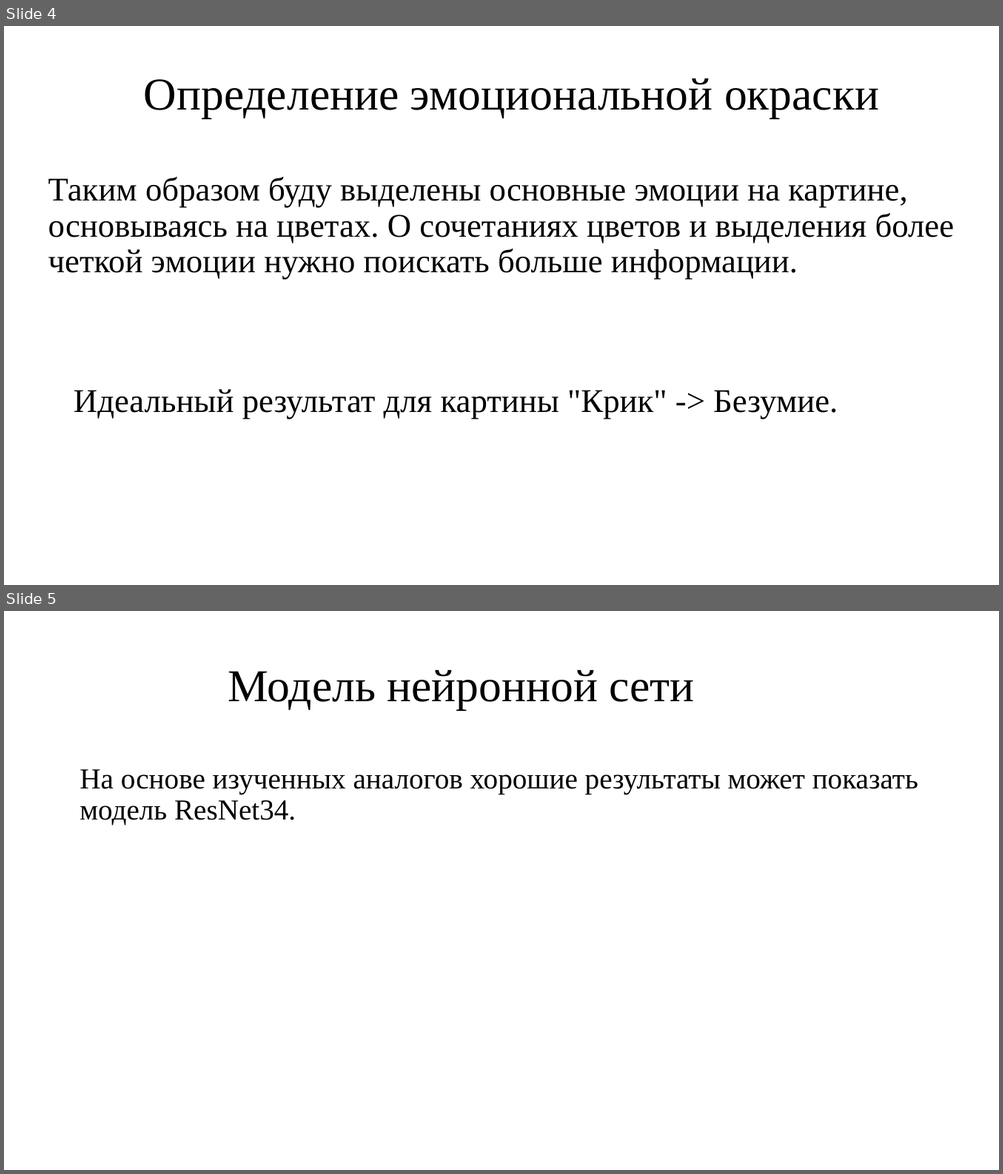
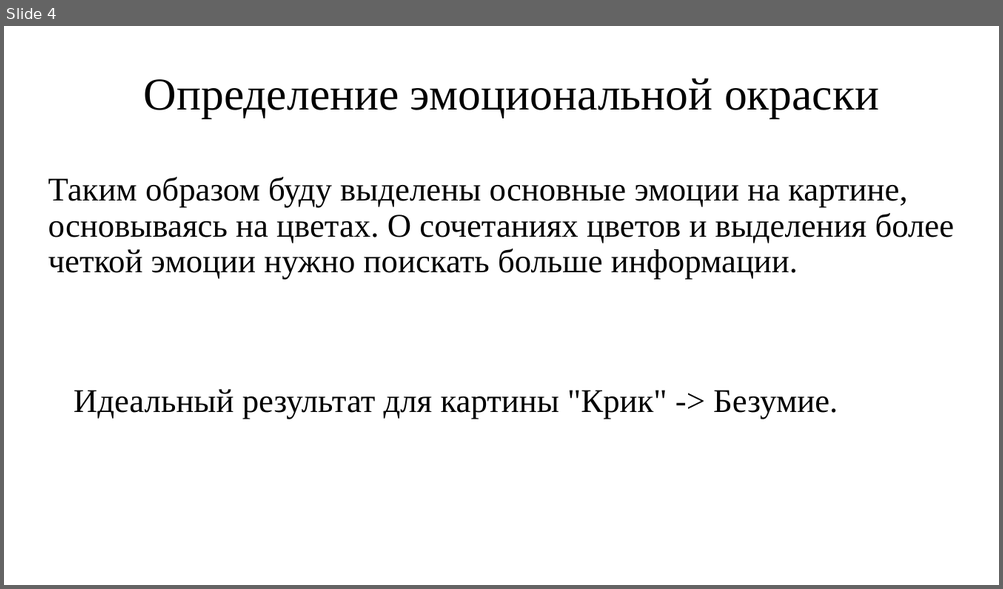
Before and after one commit to puffsi/Diplom, a slide deck: Текст и презентация/VKR_Safina.pptx. Shown one above the other, each under a label of ours: slides 4 and 5 before the commit, slide 4 after it. The pictures are 1003x1174 and 1003x589 pixels, drawn with LibreOffice and Linux fonts; fonts in the diff are those of the drawing. Boxes give left, top, right and bottom in pixels: in the first picture for what was removed or moved away, otherwise in the second. Text is boxed around its words. In the diff, an @@ line names an element or a change of style, - is before the commit and + after.

```diff
--- a/Текст и презентация/VKR_Safina.pptx
+++ b/Текст и презентация/VKR_Safina.pptx
@@ slide 5 removed at (x1=4, y1=611, x2=999, y2=1170), background #FFFFFF @@
@@ title removed at (x1=227, y1=670, x2=694, y2=710) @@
-Модель нейронной сети
@@ text removed at (x1=79, y1=769, x2=918, y2=826) @@
-На основе изученных аналогов хорошие результаты может показать модель ResNet34.
```
Also in this commit, not shown: 1 slide added, 1 other file.
